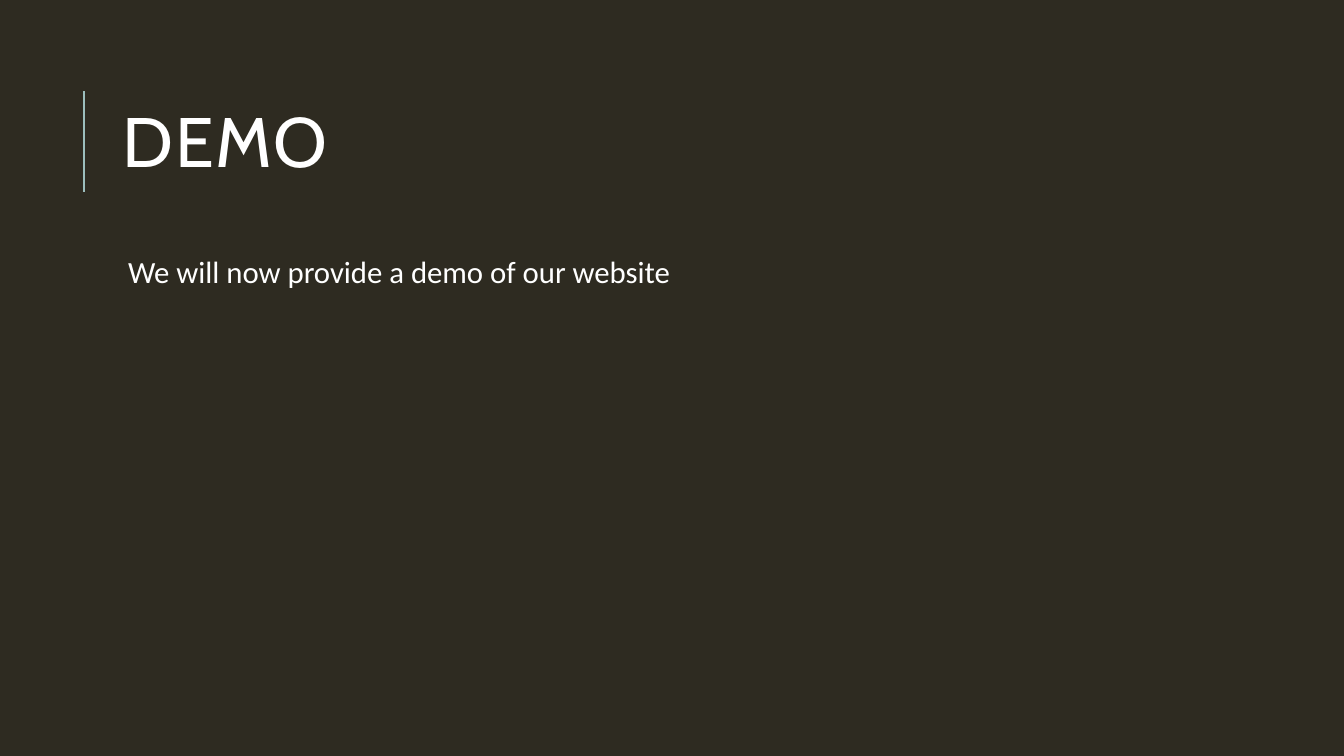
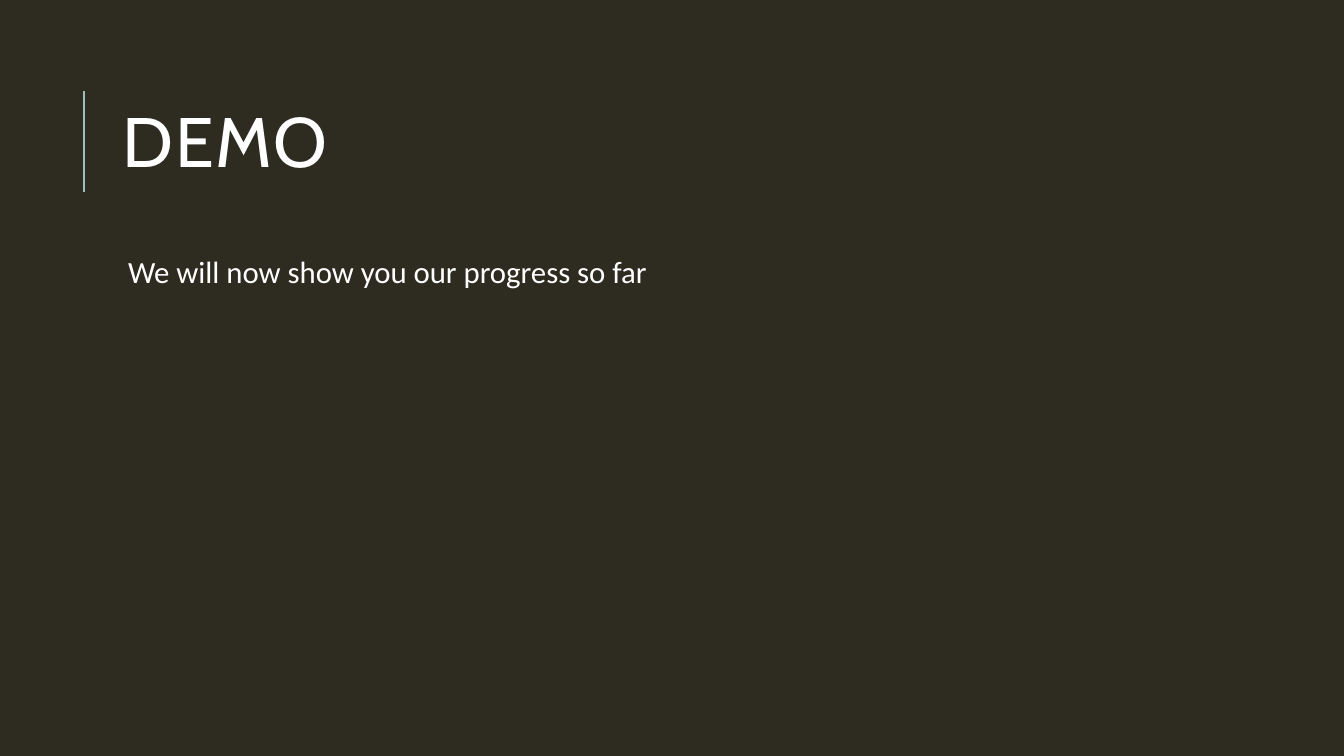
Before and after one commit to HamzaB93/UWL_Level5_Team_Project, a slide deck: slide 10 of Group_Docs/Team_Presentation_Group2.pptx (slide 9 before the commit). Drawn at 1344x756 pixels with LibreOffice and Linux fonts; fonts in the diff are those of the drawing. Boxes give left, top, right and bottom in pixels: in the first picture for what was removed or moved away, otherwise in the second. Text is boxed around its words. In the diff, an @@ line names an element or a change of style, - is before the commit and + after.

```diff
--- a/Group_Docs/Team_Presentation_Group2.pptx
+++ b/Group_Docs/Team_Presentation_Group2.pptx
@@ text at (128, 261, 646, 289): text changed @@
-  We will now provide a demo of our website
+  We will now show you our progress so far
```
Also in this commit, not shown: 7 other slides changed, 1 slide added, 1 other file.
